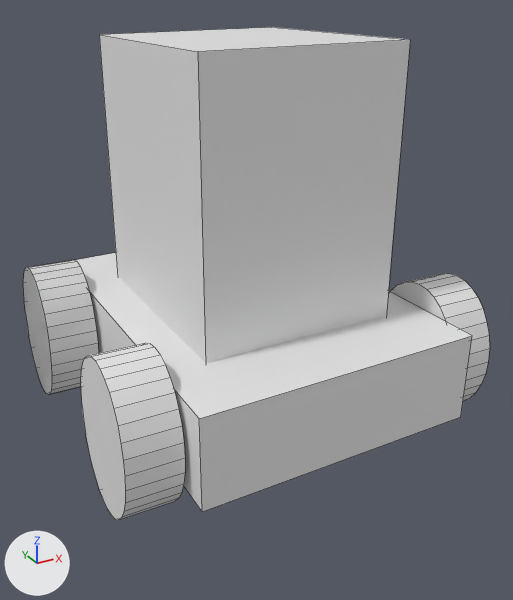
An edit to the FBX model Assets/TDTK/Prefabs/Creeps/Gabarits/singe.fbx, drawn before and after from the same camera.
One viewpoint serves both versions: a 50 mm lens placed at (-0.25, -0.479, 0.301), pointed at (0.03, 0.031, 0.045). Lighting does not change. The marker at lower left points along +X, +Y and +Z. Mesh edges are drawn as thin lines.
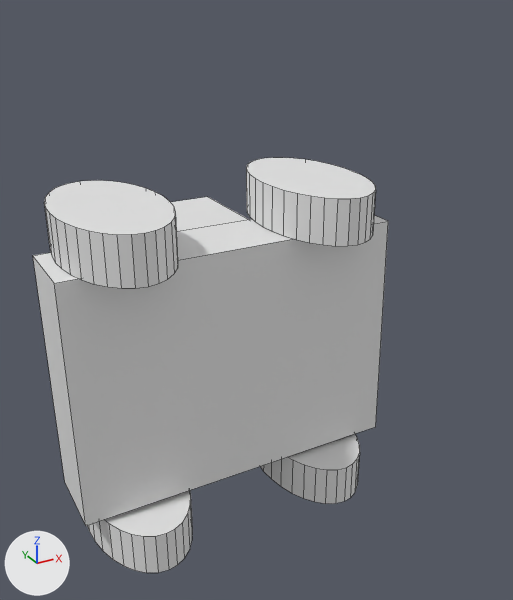
Changed parts and their boxes (x1, y1, x2, y2) in the pictures (513 x 600 px; the box of a moved part takes in the faces that stretch with it):
'Cylinder.004', reshaped, turned, rescaled
    before: (23, 27, 490, 520)
    after: (33, 158, 388, 573)
part 1 of me_cylinder_022, moved or reshaped
    before: (81, 343, 185, 520)
    after: (87, 491, 193, 573)
part 2 of me_cylinder_022, moved or reshaped
    before: (99, 27, 410, 364)
    after: (171, 197, 249, 231)
part 3 of me_cylinder_022, moved or reshaped
    before: (75, 253, 472, 512)
    after: (33, 215, 388, 526)
part 4 of me_cylinder_022, moved or reshaped
    before: (23, 260, 99, 395)
    after: (260, 434, 360, 504)
part 5 of me_cylinder_022, moved or reshaped (not visible before)
    after: (246, 158, 376, 246)
part 6 of me_cylinder_022, moved or reshaped
    before: (390, 273, 490, 402)
    after: (44, 180, 178, 288)
part 7 of me_cylinder_022, deleted
    before: (23, 260, 96, 394)

Edits to the bpy script that builds the scene:
```text
Change me_cylinder_022:
    where me_cylinder_022.from_pydata(...)  # 336 vertices, 182 faces; spans x -0.253..0.027, y -0.2..0.2, z -0.151..0.148
    used by ob_cylinder_004; location = (0.0, 0.0, 0.0); rotation_euler = (0.0, 1.585, 0.0), in degrees (0, 91, 0); scale = (1.07, 0.75, 1.0)
    me_cylinder_022 part 1: the loose piece of 64 vertices spanning x -0.08..0.027, y -0.178..-0.057, z -0.151..-0.111 is moved by (0.0, -0.007, 0.0)
    me_cylinder_022 part 2: the loose piece of 8 vertices spanning x -0.253..-0.054, y -0.122..0.122, z -0.078..0.076 is scaled about the mesh origin by (0.712, 1, 1)
    me_cylinder_022 part 3: the loose piece of 8 vertices spanning x -0.067..0.003, y -0.2..0.2, z -0.109..0.108 is scaled about the mesh origin by (0.712, 1, 1)
    me_cylinder_022 part 4: the loose piece of 64 vertices spanning x -0.08..0.027, y 0.062..0.183, z -0.151..-0.111 is moved by (0.0, -0.006, 0.0)
    me_cylinder_022 part 5: the loose piece of 64 vertices spanning x -0.084..0.024, y 0.062..0.183, z 0.109..0.148 is moved by (0.001, -0.006, 0.0)
    me_cylinder_022 part 6: the loose piece of 64 vertices spanning x -0.084..0.024, y -0.178..-0.057, z 0.109..0.148 is moved by (0.001, -0.007, 0.0)
    me_cylinder_022 part 7: the loose piece of 64 vertices spanning x -0.08..0.027, y 0.062..0.183, z -0.151..-0.111 is deleted
Change ob_cylinder_004:
    ob_cylinder_004.rotation_euler: (0.0, 1.585, 0.0) -> (0.00349, 0.00698, -1.571)  # degrees (0, 91, 0) -> degrees (0.2, 0.4, -90)
    ob_cylinder_004.scale: (1.07, 0.75, 1.0) -> (1.45, 0.75, 1.0)
```
